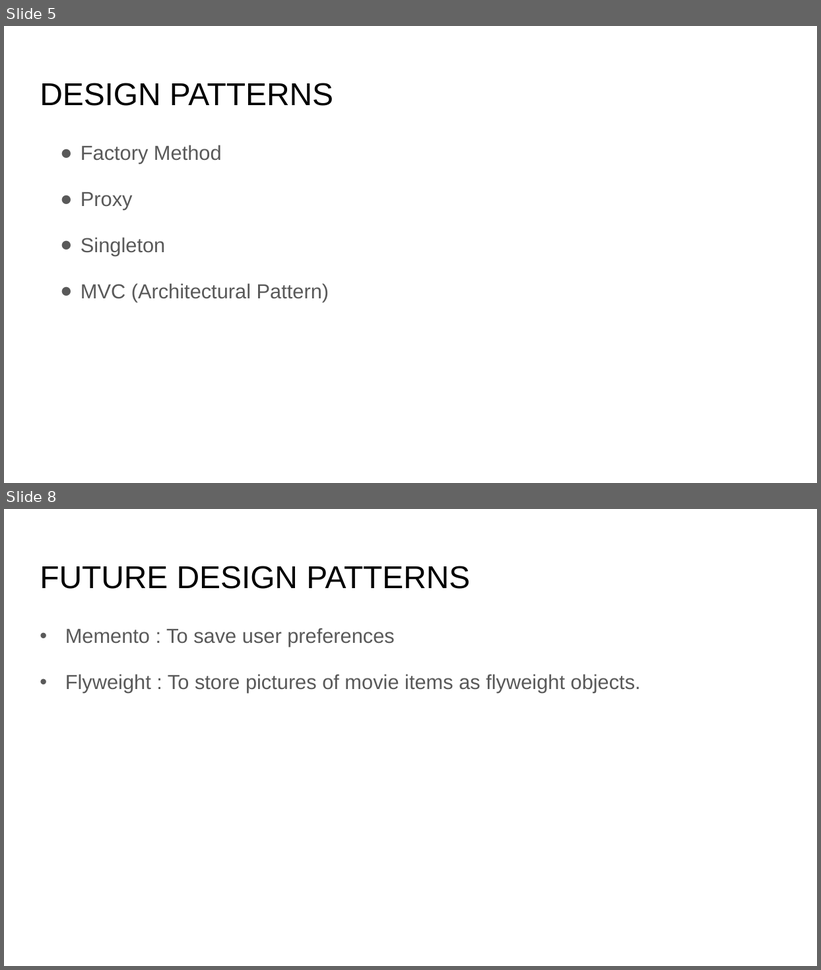
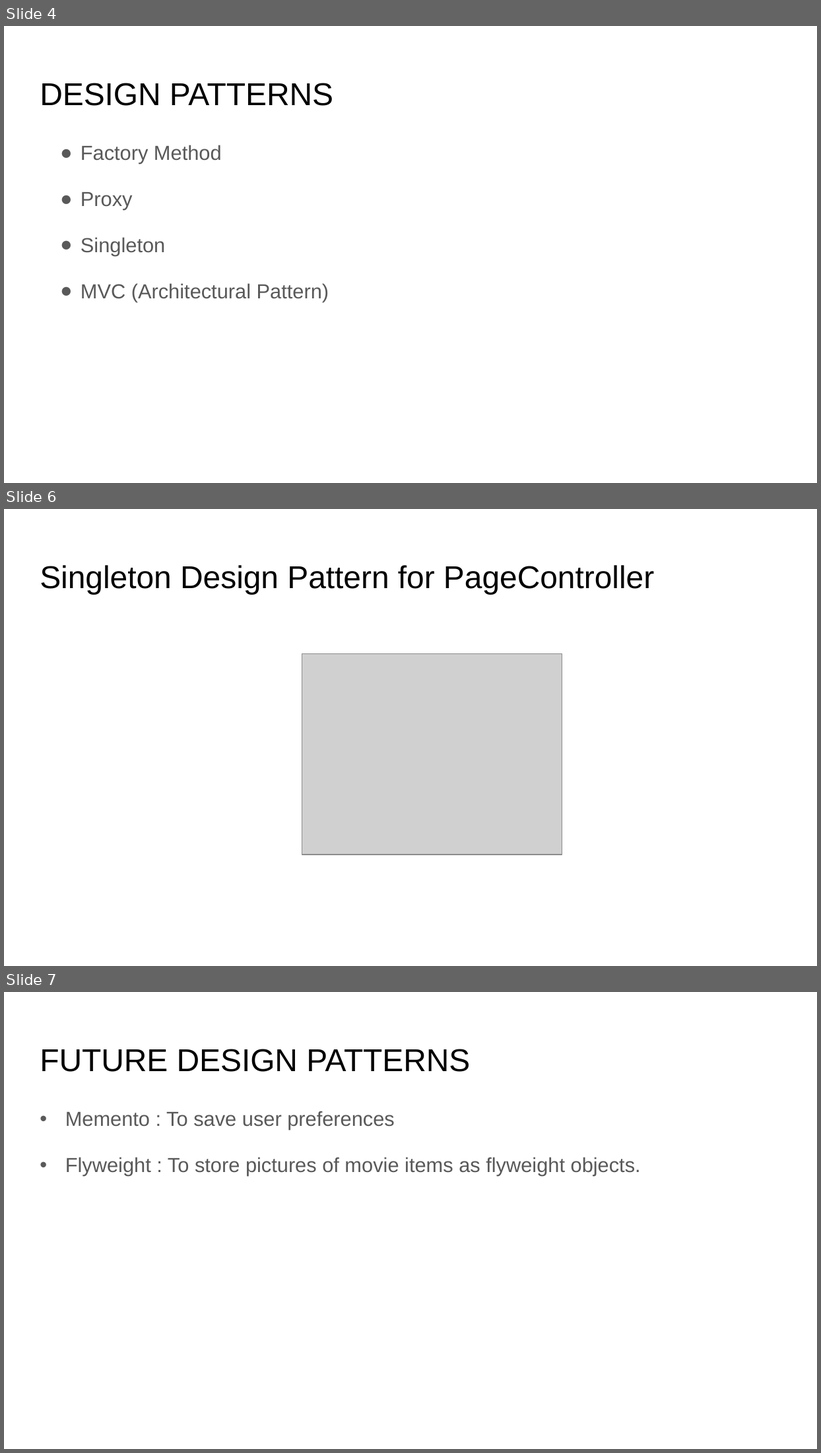
Before and after one commit to berliarishabh/CSCI-5448, a slide deck: 39_Rated-OnlineMovieReviewSystem_Part4.pptx. Shown one above the other, each under a label of ours: slides 5 and 8 before the commit, slides 4, 6 and 7 after it; the slides between them are not shown. The pictures are 821x970 and 821x1453 pixels, drawn with LibreOffice and Linux fonts; fonts in the diff are those of the drawing; grey boxes stand for pictures. Boxes give left, top, right and bottom in pixels: in the first picture for what was removed or moved away, otherwise in the second. Text is boxed around its words. In the diff, an @@ line names an element or a change of style, - is before the commit and + after.

```diff
--- a/39_Rated-OnlineMovieReviewSystem_Part4.pptx
+++ b/39_Rated-OnlineMovieReviewSystem_Part4.pptx
@@ slide 6 added at (4, 509, 817, 966), background #FFFFFF @@
@@ title added at (40, 565, 654, 594), 28 pt, text #000000 @@
+Singleton Design Pattern for PageController
@@ picture added at (302, 654, 562, 855) @@
@@ what was slide 5 is now slide 4 @@
@@ what was slide 8 is now slide 7 @@
```
Also in this commit, not shown: 1 slide changed, 1 other slide added, 3 slides removed, 1 other file.
